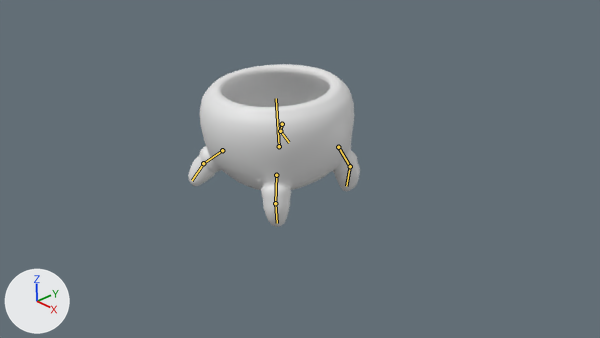
Two versions of the Blender file Art assets/potv2.blend, one commit apart.
Before and after are seen from the file's camera 'Camera'. The lights are fixed; the arrows at lower left show +X, +Y and +Z. Both versions are drawn at frame 354 of the action 'PotWalk'; the numbers are the values there. The bones that bend it are drawn over the model as lines.

In view in the first picture: 'potv1Bk'.
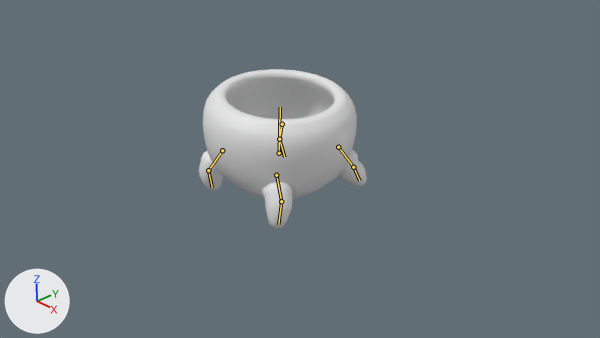
What the commit changed:
Bone 'Bone' (bone_bone) moves from (0.0, 0.087, 0.0) to (0.0, -0.056, 0.0).
Bone 'Bone' (bone_bone) turns from (2, 0, 0) to (1, 0, -5) degrees about its own x, y and z.
Bone 'FLT' (bone_flt) turns from (-2, 19, 12) to (-2, -16, -6) degrees about its own x, y and z.
Bone 'FLB' (bone_flb) turns from (-28, 1, 9) to (-4, 0, 1) degrees about its own x, y and z.
Bone 'RLT' (bone_rlt) turns from (3, 18, 9) to (10, -21, -15) degrees about its own x, y and z.
Bone 'RLB' (bone_rlb) turns from (-1, 1, 15) to (0, 0, 8) degrees about its own x, y and z.
Bone 'RRT' (bone_rrt) turns from (-7, -25, 10) to (-2, 13, -6) degrees about its own x, y and z.
Bone 'RRB' (bone_rrb) turns from (9, -5, 21) to (12, -9, 32) degrees about its own x, y and z.
Bone 'FRT' (bone_frt) turns from (13, -23, 3) to (-9, -3, 6) degrees about its own x, y and z.
Bone 'FRB' (bone_frb) turns from (22, 2, 8) to (25, 2, 9) degrees about its own x, y and z.

Location of each change, [x1, y1, x2, y2] in pixels of the pictures (600 x 338 px):
'potv1Bk', posed: before [188, 64, 360, 227]; after [199, 69, 367, 229]
bone 'Bone', root to tip: before (279, 146) to (276, 98); after (279, 153) to (280, 107)
bone 'FLT', root to tip: before (222, 150) to (203, 163); after (222, 150) to (208, 170)
bone 'FLB', root to tip: before (203, 163) to (192, 180); after (208, 170) to (212, 187)
bone 'RLT', root to tip: before (276, 175) to (275, 203); after (276, 175) to (281, 201)
bone 'RLB', root to tip: before (275, 203) to (277, 223); after (281, 201) to (278, 224)
bone 'RRT', root to tip: before (338, 147) to (350, 166); after (338, 147) to (353, 167)
bone 'RRB', root to tip: before (350, 166) to (346, 186); after (353, 167) to (359, 180)
bone 'FRT', root to tip: before (282, 124) to (280, 131); after (282, 124) to (279, 139)
bone 'FRB', root to tip: before (280, 131) to (289, 142); after (279, 139) to (284, 157)
